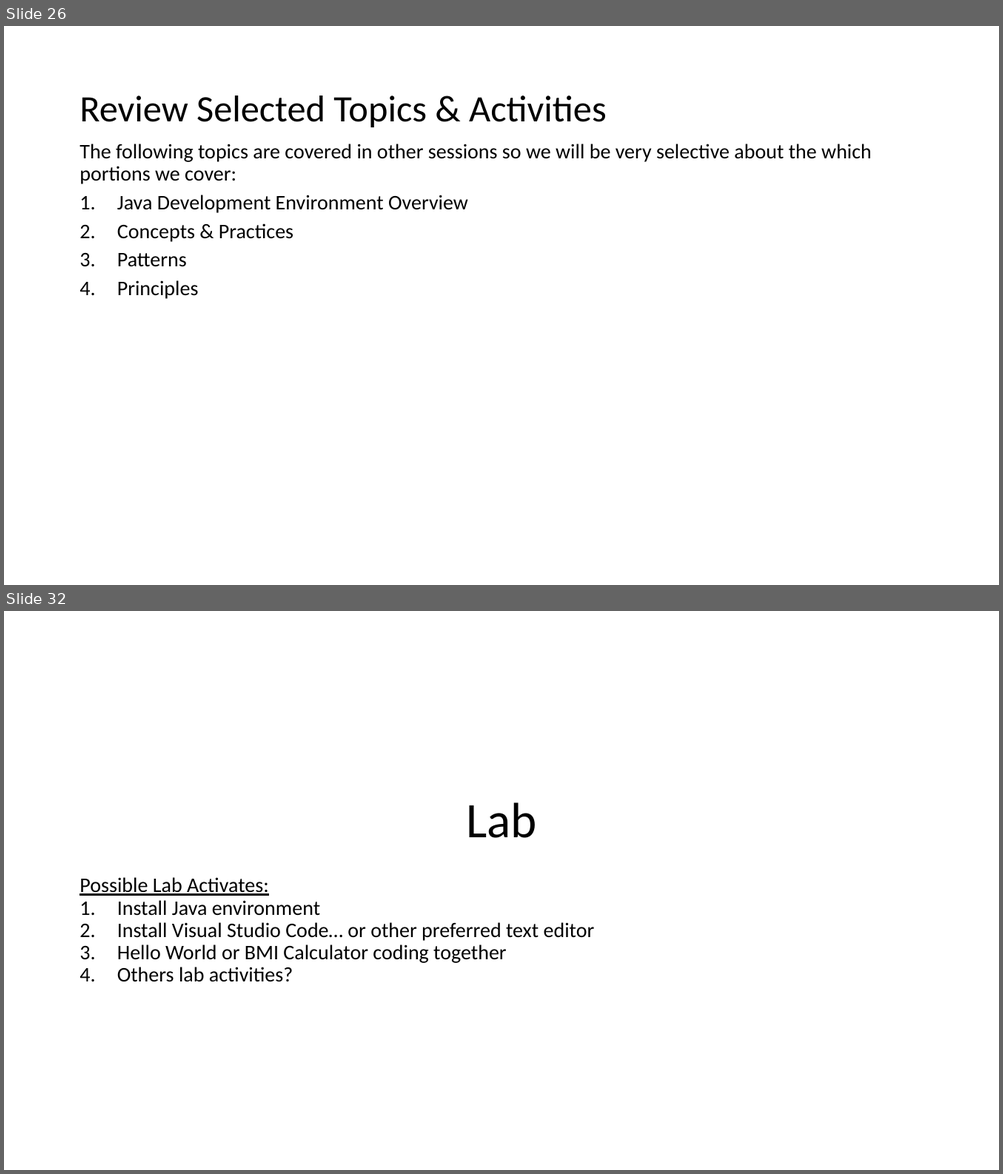
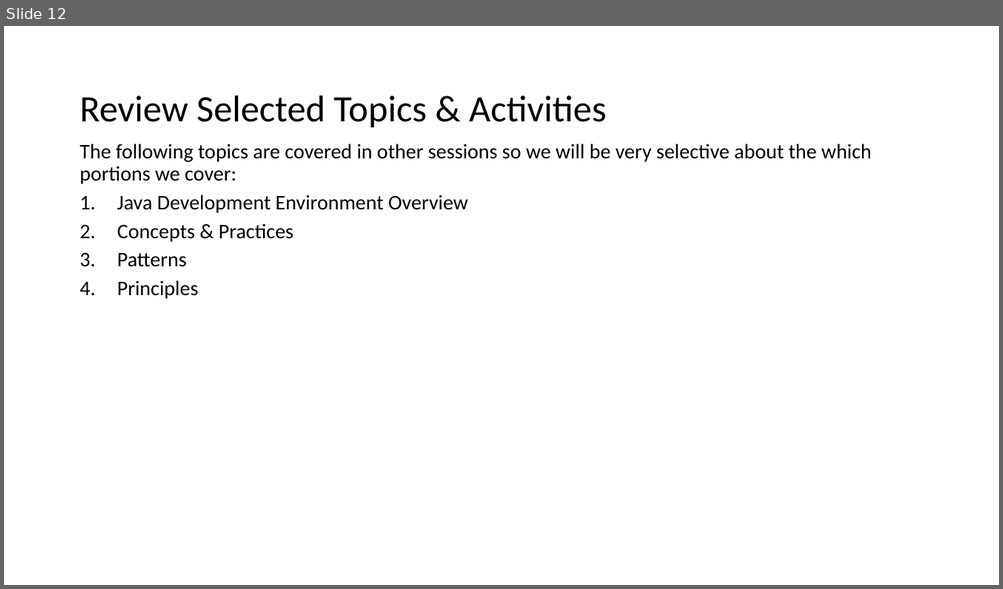
Before and after one commit to jamesbaptiste1/cpsc-24500-2019-01-spring-lt1, a slide deck: lecture-presentations/2019-01-15.pptx. Shown one above the other, each under a label of ours: slides 26 and 32 before the commit, slide 12 after it; the slides between them are not shown. The pictures are 1003x1174 and 1003x589 pixels, drawn with LibreOffice and Linux fonts; fonts in the diff are those of the drawing. Boxes give left, top, right and bottom in pixels: in the first picture for what was removed or moved away, otherwise in the second. Text is boxed around its words. In the diff, an @@ line names an element or a change of style, - is before the commit and + after.

```diff
--- a/lecture-presentations/2019-01-15.pptx
+++ b/lecture-presentations/2019-01-15.pptx
@@ slide 32 removed at (4, 611, 999, 1170), background #FFFFFF @@
@@ title removed at (466, 803, 537, 838) @@
-Lab
@@ text removed at (79, 877, 595, 982) @@
-Possible Lab Activates:
-1. Install Java environment
-2. Install Visual Studio Code… or other preferred text editor
-3. Hello World or BMI Calculator coding together
-4. Others lab activities?
@@ what was slide 26 is now slide 12 @@
```
Also in this commit, not shown: 3 slides changed, 1 slide added, 18 other slides removed.
